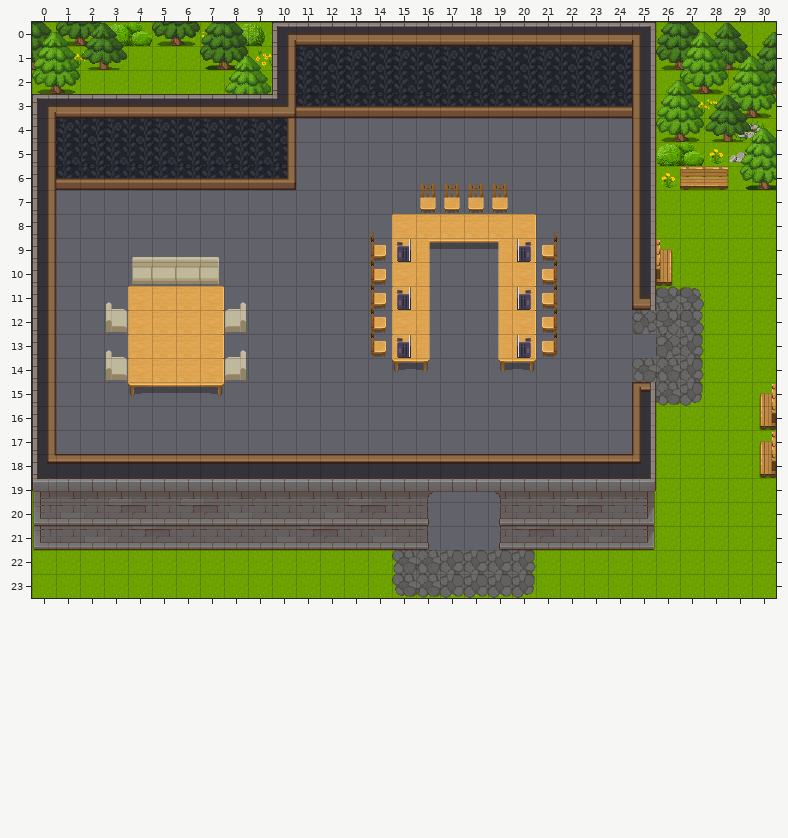
A Tiled map (JSON) gets an edit: library.tmj. Above: the version before the commit.
Cells are 32x32 px. Shown: x 0..30, y 0..23. Tiles whose own drawing changed are shown in their newer look in all pictures. Not drawn, because the pictures are missing: unchanged layers "floor/Floors", "floor/Rugs", "floor/RugsUnderlay". Layer "BooksFree" is drawn -23,0 px off the grid. Layer "BooksFree2" is drawn -8,-4 px off the grid. Layer "BooksFree3" is drawn -8,0 px off the grid.
The result:
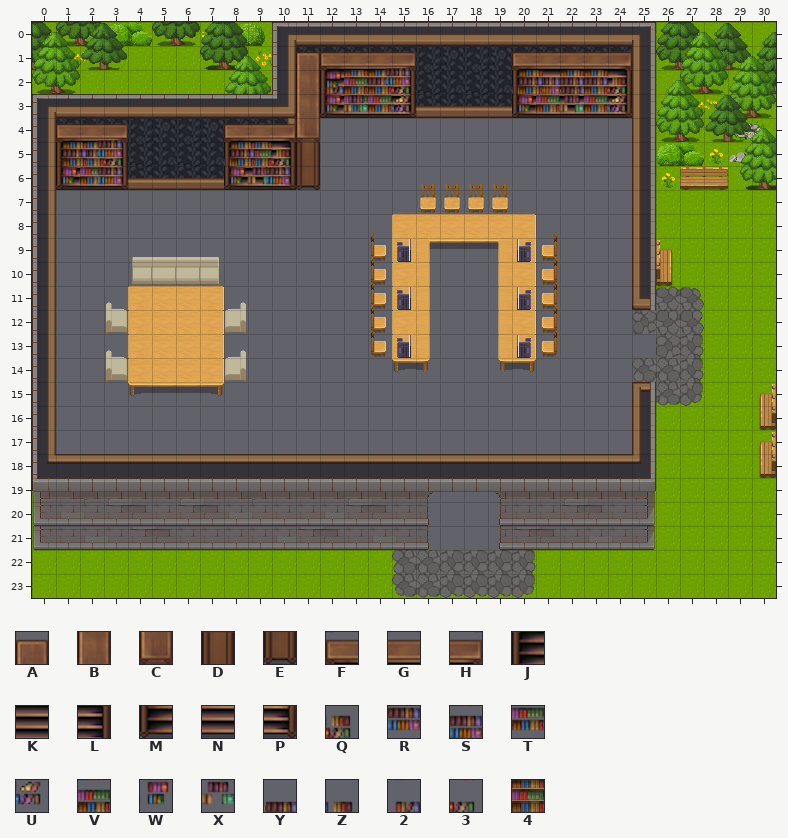
Key: from "MedievalPokemonAlienorBookcase": A 1, B 9, C 17, D 25, E 33, F 53, G 54, H 55, J 61, K 62, L 63, M 69, N 70, P 71, Q 135, R 137, S 141, T 145, U 147, V 149, W 152, X 153, Y 162, Z 163, 2 164, 3 167, 4 196.
_ is an empty cell.
Tiles of an added or newly shown layer are drawn over the layers below it.
See-through tiles are keyed as they look on the map.
The edit:
{"where": "layer \"Bookcases\" (added)"}
{"y":1,"x":11,"old":"_____","new":"AFGGH"}
{"y":1,"x":20,"old":"_____","new":"FGGGH"}
{"y":2,"x":11,"old":"_____","new":"BJKKL"}
{"y":2,"x":20,"old":"_____","new":"JKKKL"}
{"y":3,"x":11,"old":"_____","new":"BMNNP"}
{"y":3,"x":20,"old":"_____","new":"MNNNP"}
{"y":4,"x":1,"old":"___","new":"FGH"}
{"y":4,"x":8,"old":"____","new":"FGHC"}
{"y":5,"x":1,"old":"___","new":"JKL"}
{"y":5,"x":8,"old":"____","new":"JKLD"}
{"y":6,"x":1,"old":"___","new":"MNP"}
{"y":6,"x":8,"old":"____","new":"MNPE"}
{"where": "layer \"Books\" (added)"}
{"y":2,"x":12,"old":"___","new":"244"}
{"y":2,"x":21,"old":"___","new":"S44"}
{"y":3,"x":12,"old":"____","new":"WTTU"}
{"y":3,"x":20,"old":"_____","new":"WTXTU"}
{"y":5,"x":1,"old":"__","new":"24"}
{"y":5,"x":9,"old":"_","new":"4"}
{"y":6,"x":1,"old":"__","new":"WT"}
{"y":6,"x":8,"old":"___","new":"WXU"}
{"where": "layer \"Books2\" (added)"}
{"y":2,"x":12,"old":"__","new":"WV"}
{"y":2,"x":15,"old":"_","new":"3"}
{"y":2,"x":20,"old":"_","new":"Z"}
{"y":2,"x":22,"old":"_","new":"Y"}
{"y":2,"x":24,"old":"_","new":"Q"}
{"y":3,"x":13,"old":"_","new":"X"}
{"y":5,"x":3,"old":"_","new":"3"}
{"y":5,"x":8,"old":"___","new":"ZVQ"}
{"where": "layer \"BooksFree\" (added)"}
{"y":2,"x":21,"old":"_","new":"4"}
{"y":5,"x":2,"old":"_","new":"4"}
{"y":5,"x":9,"old":"_","new":"4"}
{"where": "layer \"BooksFree2\" (added)"}
{"y":2,"x":15,"old":"_","new":"R"}
{"y":5,"x":3,"old":"_","new":"R"}
{"where": "layer \"BooksFree3\" (added)"}
{"y":6,"x":3,"old":"_","new":"R"}
{"y":6,"x":10,"old":"_","new":"R"}
{"label":"added","picture_box":[224,47,416,190]}
{"label":"added","picture_box":[512,51,632,118]}
{"label":"added","picture_box":[56,123,128,190]}
